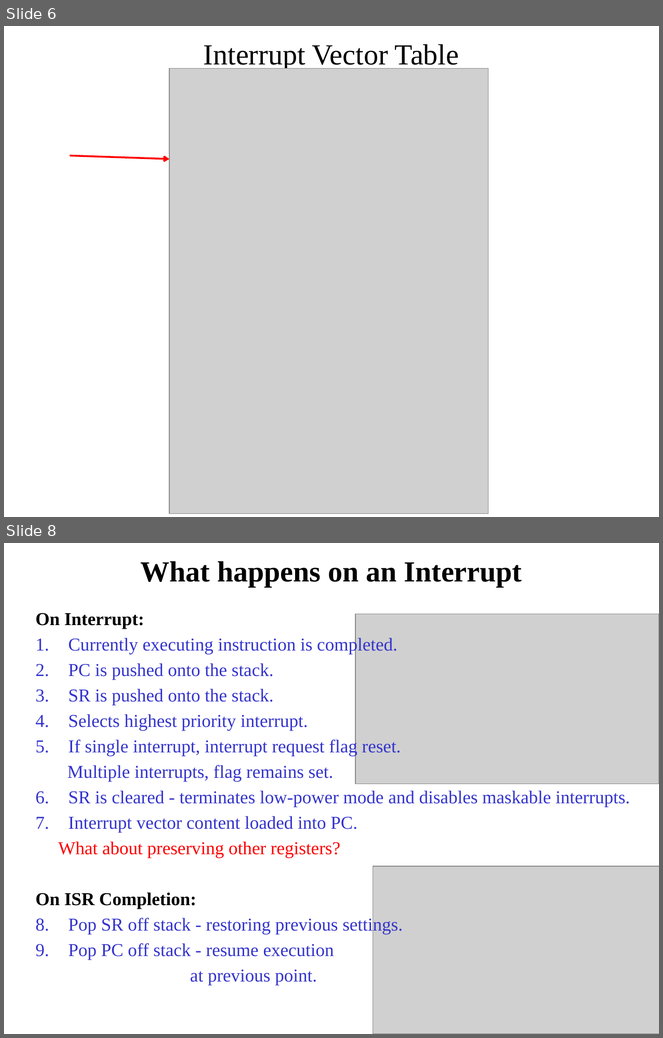
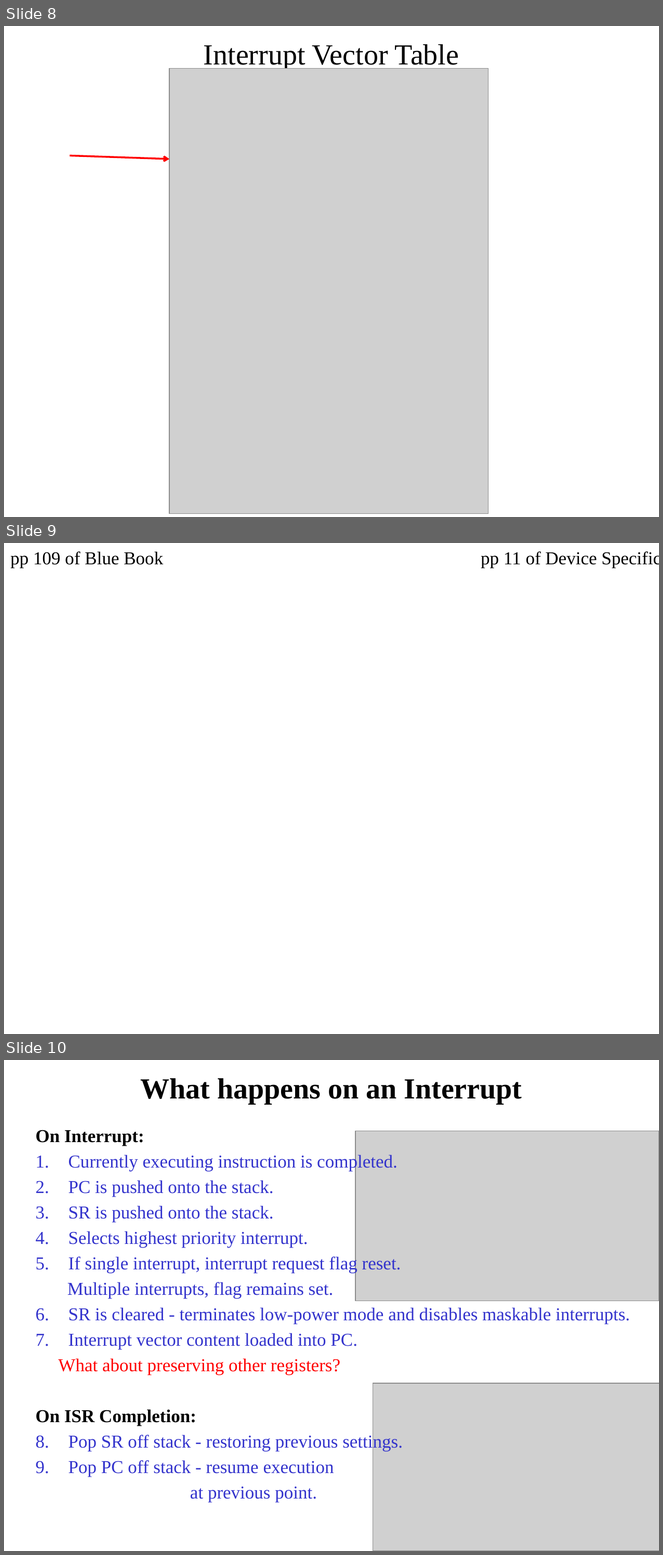
Before and after one commit to pw4rn3r/ECE382, a slide deck: notes/L26/Lsn26.pptx. Shown one above the other, each under a label of ours: slides 6 and 8 before the commit, slides 8, 9 and 10 after it; the slides between them are not shown. The pictures are 663x1038 and 663x1555 pixels, drawn with LibreOffice and Linux fonts; fonts in the diff are those of the drawing; grey boxes stand for pictures; background and template pictures are left out. Boxes give left, top, right and bottom in pixels: in the first picture for what was removed or moved away, otherwise in the second. Text is boxed around its words. In the diff, an @@ line names an element or a change of style, - is before the commit and + after.

```diff
--- a/notes/L26/Lsn26.pptx
+++ b/notes/L26/Lsn26.pptx
@@ slide 9 added at <box>4,543,659,1034</box>, background picture (left out) @@
@@ text added at <box>10,551,163,568</box>, 20 pt, text #000000 @@
+pp 109 of Blue Book
@@ text added at <box>481,551,659,568</box>, 20 pt, text #000000 @@
+pp 11 of Device Specific
@@ what was slide 6 is now slide 8 @@
@@ what was slide 8 is now slide 10 @@
```
Also in this commit, not shown: 2 slides changed, 4 other slides added, 2 slides removed, 2 other files.
